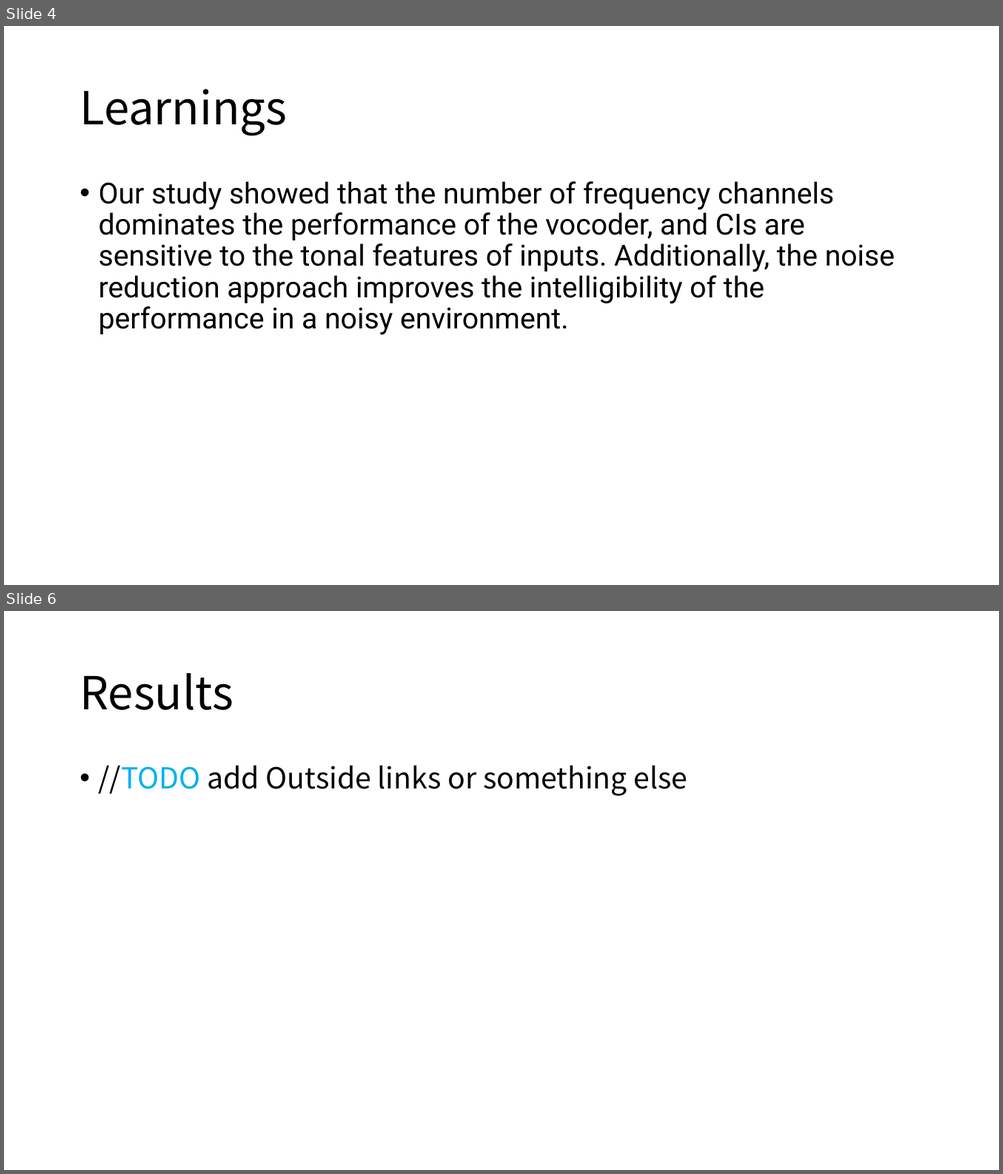
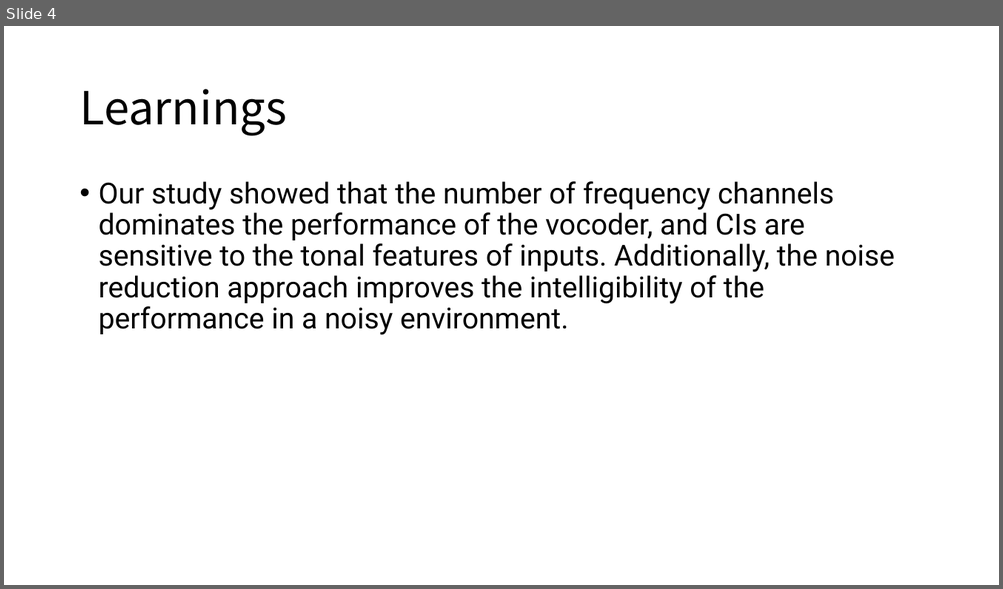
Before and after one commit to ASSANDHOLE/Signal-System_Project, a slide deck: Project1/Speech Synthesis And Perception With Envelope Cue.pptx. Shown one above the other, each under a label of ours: slides 4 and 6 before the commit, slide 4 after it; the slides between them are not shown. The pictures are 1003x1174 and 1003x589 pixels, drawn with LibreOffice and Linux fonts; fonts in the diff are those of the drawing. Boxes give left, top, right and bottom in pixels: in the first picture for what was removed or moved away, otherwise in the second. Text is boxed around its words. In the diff, an @@ line names an element or a change of style, - is before the commit and + after.

```diff
--- a/Project1/Speech Synthesis And Perception With Envelope Cue.pptx
+++ b/Project1/Speech Synthesis And Perception With Envelope Cue.pptx
@@ slide 6 removed at bbox=[4, 611, 999, 1170], background #FFFFFF @@
@@ title removed at bbox=[79, 673, 233, 710] @@
-Results
@@ text removed at bbox=[99, 765, 688, 796] @@
-• //TODO add Outside links or something else
```
Also in this commit, not shown: 5 slides changed, 9 slides added.
